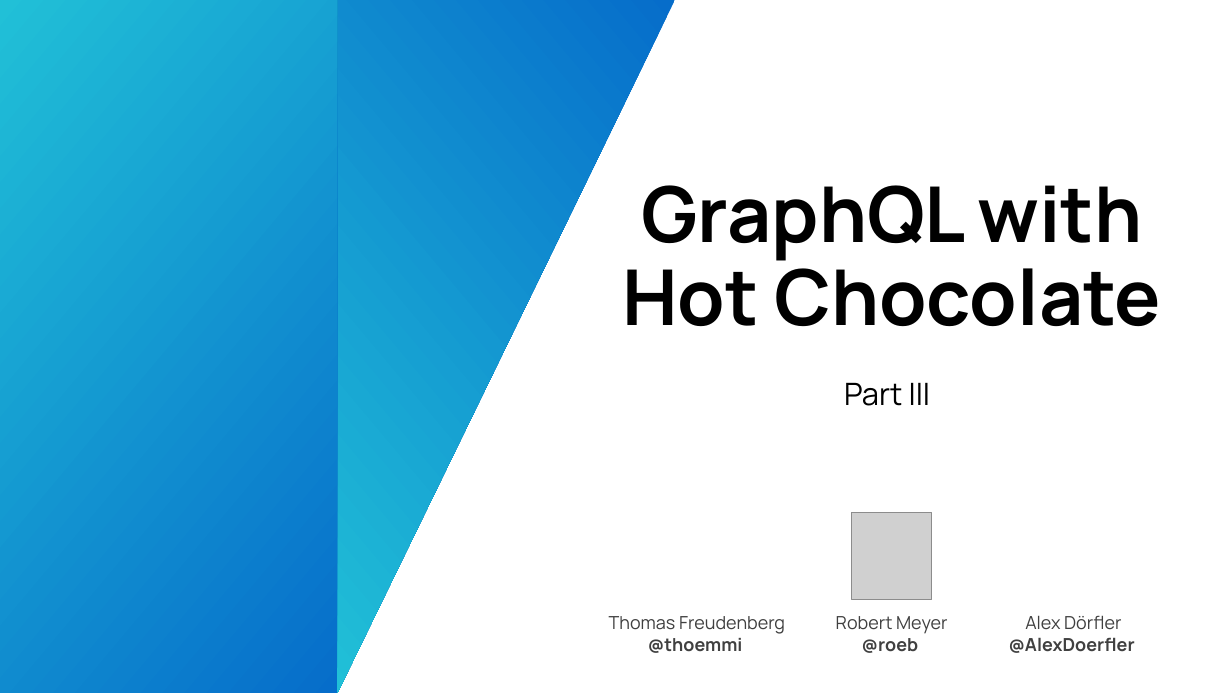
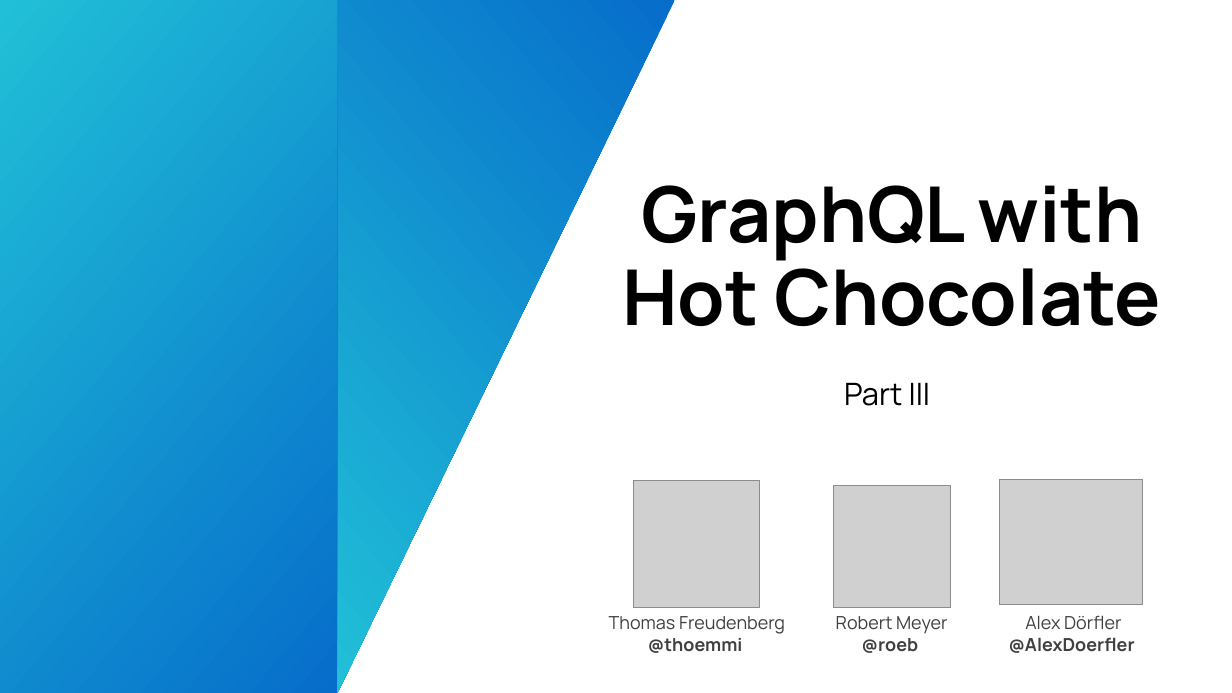
Before and after one commit to CloudKlabauter/HotChocolateWorkshop, a slide deck: slide 1 of slides/HotChocolate_Part_3.pptx. Drawn at 1232x693 pixels with LibreOffice and Linux fonts; fonts in the diff are those of the drawing; grey boxes stand for pictures; background and template pictures are left out. Boxes give left, top, right and bottom in pixels: in the first picture for what was removed or moved away, otherwise in the second. Text is boxed around its words. In the diff, an @@ line names an element or a change of style, - is before the commit and + after.

Commit message:
Update Slides with pictures

```diff
--- a/slides/HotChocolate_Part_3.pptx
+++ b/slides/HotChocolate_Part_3.pptx
@@ picture added at <box>999,479,1143,604</box> @@
@@ picture added at <box>633,481,760,607</box> @@
@@ picture added at <box>834,485,951,607</box> @@
@@ picture removed at <box>852,512,932,600</box> @@
```
Also in this commit, not shown: 2 other files.
